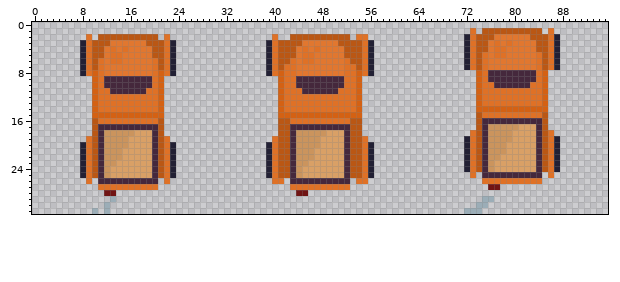
Sprite sheet: Assets/Sprites/Truck_4.png. The first picture shows the starting point.
The file is 96x32 pixels.
New version:
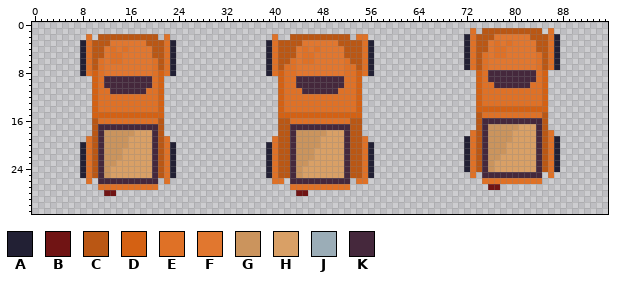
Palette (. is transparent): A #222034  B #701414  C #ba5714  D #d46113  E #df7126  F #e1772f  G #cb945d  H #d9a066  J #9badb7  K #45283c
What changed:
@@ x 0..95 @@
 28 ............BB..............................BB..................................................
-29 .............J.............................................................JJ...................
-30 ............J.............................................................JJ....................
-31 ..........J.J...........................................................JJJ.....................
+29 ................................................................................................
+30 ................................................................................................
+31 ................................................................................................
Boxes around the changes in both pictures, in picture pixels (x1, y1, x2, y2):
erased: (92, 196, 116, 214)
erased: (464, 196, 494, 214)
